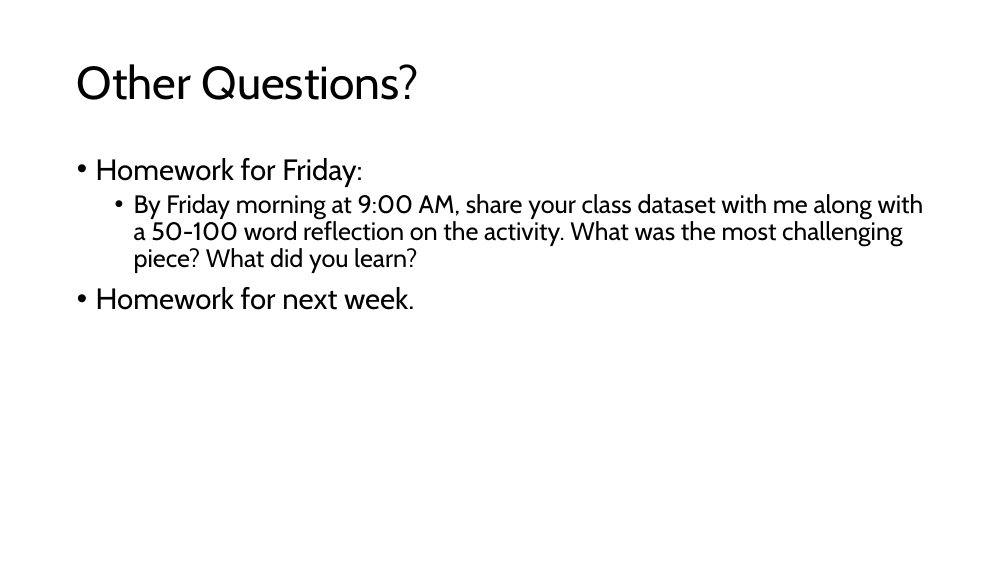
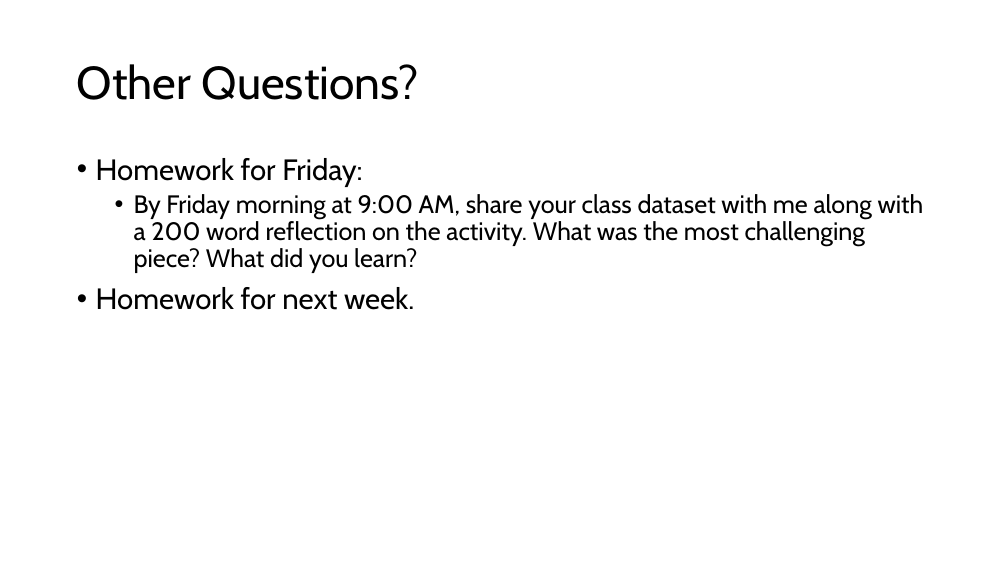
Before and after one commit to walshbr/data-for-the-rest-of-us, a slide deck: slide 9 of resources/week-1/intro.pptx. Drawn at 1008x567 pixels with LibreOffice and Linux fonts; fonts in the diff are those of the drawing. Boxes give left, top, right and bottom in pixels: in the first picture for what was removed or moved away, otherwise in the second. Text is boxed around its words. In the diff, an @@ line names an element or a change of style, - is before the commit and + after.

```diff
--- a/resources/week-1/intro.pptx
+++ b/resources/week-1/intro.pptx
@@ text at (134, 194, 924, 273): text changed @@
-  • By Friday morning at 9:00 AM, share your class dataset with me along with a 50-100 word reflection on the activity. What was the most challenging piece? What did you learn?
+  • By Friday morning at 9:00 AM, share your class dataset with me along with a 200 word reflection on the activity. What was the most challenging piece? What did you learn?
```
Also in this commit, not shown: 15 other files.
